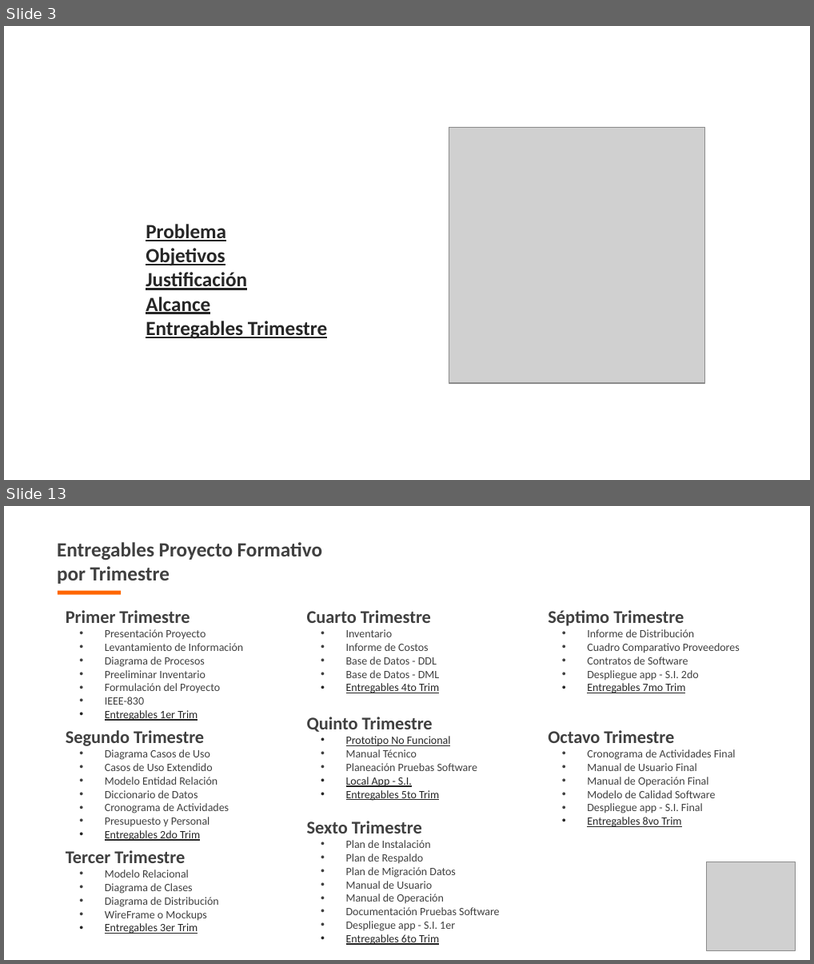
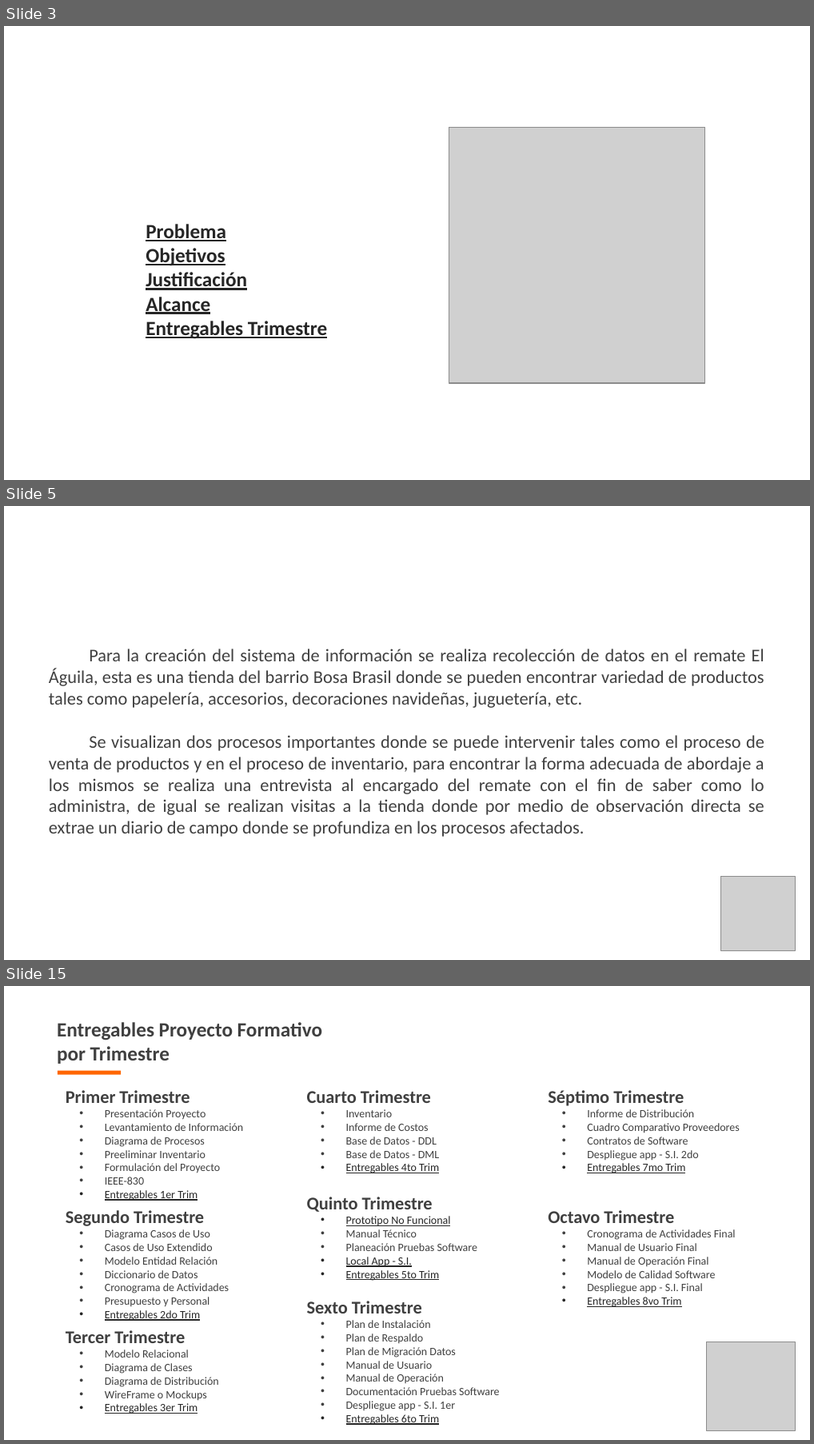
Before and after one commit to bsgaleano20/proyecto_tec_adsi, a slide deck: app/app_documentacion/1er_trim/1_1_1_presentacion_proyecto.pptx. Shown one above the other, each under a label of ours: slides 3 and 13 before the commit, slides 3, 5 and 15 after it; the slides between them are not shown. The pictures are 814x964 and 814x1444 pixels, drawn with LibreOffice and Linux fonts; fonts in the diff are those of the drawing; grey boxes stand for pictures; background and template pictures are left out. Boxes give left, top, right and bottom in pixels: in the first picture for what was removed or moved away, otherwise in the second. Text is boxed around its words. In the diff, an @@ line names an element or a change of style, - is before the commit and + after.

Commit message:
Correcciónes realizadas por el profesor en diapositvias y diagramas de proceso

```diff
--- a/app/app_documentacion/1er_trim/1_1_1_presentacion_proyecto.pptx
+++ b/app/app_documentacion/1er_trim/1_1_1_presentacion_proyecto.pptx
@@ slide 5 added at box(4, 506, 810, 960), background picture (left out) @@
@@ text added at box(38, 528, 248, 585), 36 pt, text #FFFFFF, bold @@
+Problema
@@ text added at box(49, 648, 765, 836), 16 pt, text #404040 @@
+Para la creación del sistema de información se realiza recolección de datos en el remate El Águila, esta es una tienda del barrio Bosa Brasil donde se pueden encontrar variedad de productos tales como papelería, accesorios, decoraciones navideñas, juguetería, etc.
+Se visualizan dos procesos importantes donde se puede intervenir tales como el proceso de venta de productos y en el proceso de inventario, para encontrar la forma adecuada de abordaje a los mismos se realiza una entrevista al encargado del remate con el fin de saber como lo administra, de igual se realizan visitas a la tienda donde por medio de observación directa se extrae un diario de campo donde se profundiza en los procesos afectados.
@@ picture added at box(721, 876, 795, 950) @@
@@ what was slide 13 is now slide 15 @@
```
Also in this commit, not shown: 7 slides changed, 5 other slides added, 3 slides removed, 8 other files.
